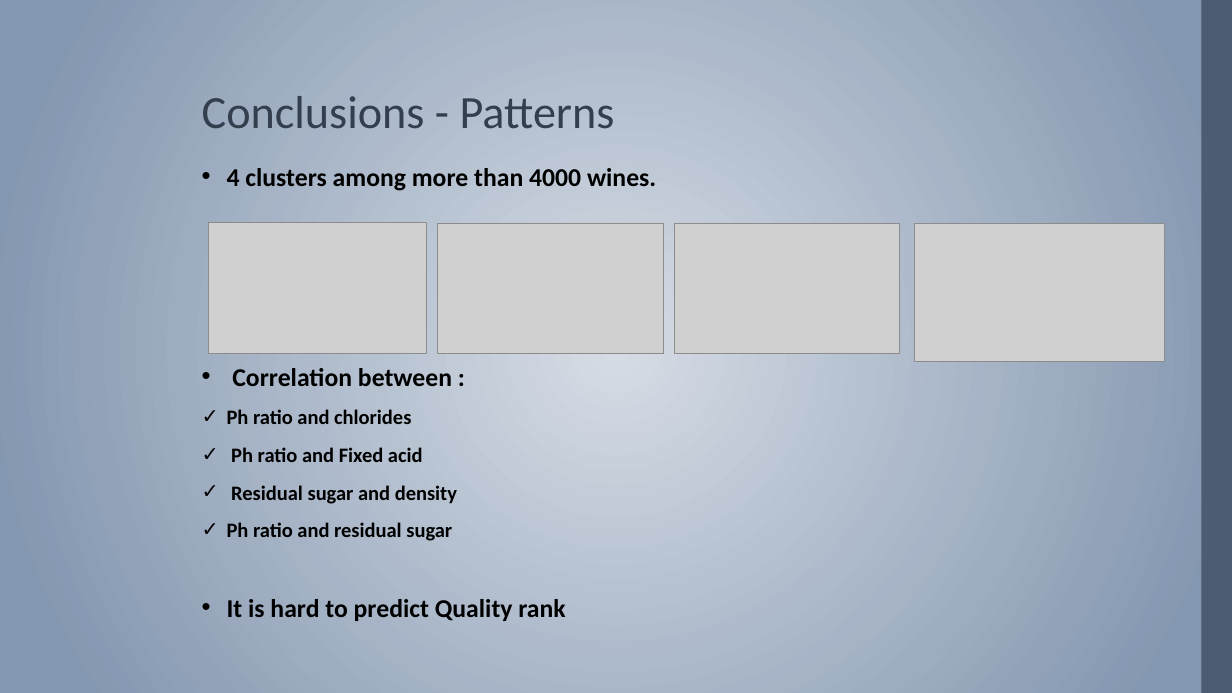
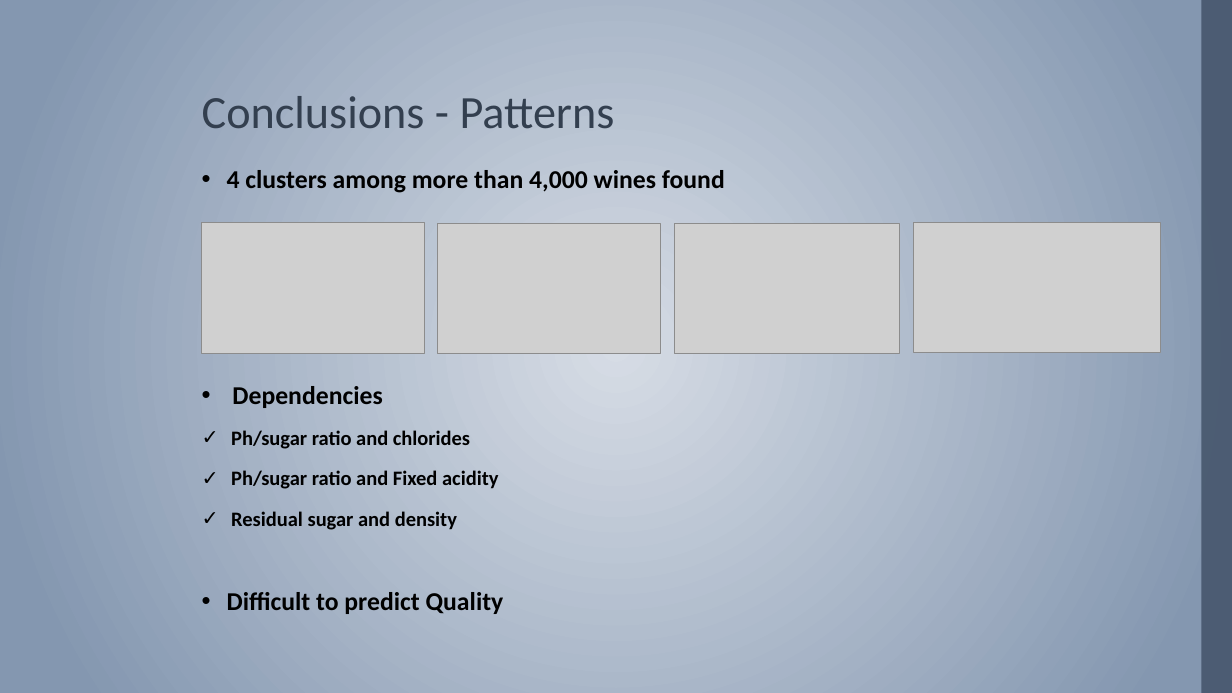
Before and after one commit to maddia/Data-mining, a slide deck: slide 7 of CA2 Presentation draft-1.pptx. Drawn at 1232x693 pixels with LibreOffice and Linux fonts; fonts in the diff are those of the drawing; grey boxes stand for pictures; background and template pictures are left out. Boxes give left, top, right and bottom in pixels: in the first picture for what was removed or moved away, otherwise in the second. Text is boxed around its words. In the diff, an @@ line names an element or a change of style, - is before the commit and + after.

```diff
--- a/CA2 Presentation draft-1.pptx
+++ b/CA2 Presentation draft-1.pptx
@@ text at bbox=[227, 170, 725, 489]: text changed; size 20 to 16 pt @@
-• 4 clusters among more than 4000 wines.
-• Correlation between :
-✓ Ph ratio and chlorides
-✓ Ph ratio and Fixed acid
+• 4 clusters among more than 4,000 wines found
+• Dependencies
+✓ Ph/sugar ratio and chlorides
+✓ Ph/sugar ratio and Fixed acidity
@@ picture: place and size @@
-picture at bbox=[208, 223, 426, 354]
+picture at bbox=[201, 223, 424, 353]
@@ picture: place and size @@
-picture at bbox=[914, 224, 1165, 362]
+picture at bbox=[913, 223, 1161, 353]
@@ text at bbox=[231, 511, 457, 530]: line spacing 0.8 to 0.9 @@
@@ text at bbox=[227, 592, 504, 614]: text changed @@
-✓ Ph ratio and residual sugar
-• It is hard to predict Quality rank
+• Difficult to predict Quality
```
Also in this commit, not shown: 3 other slides changed.
